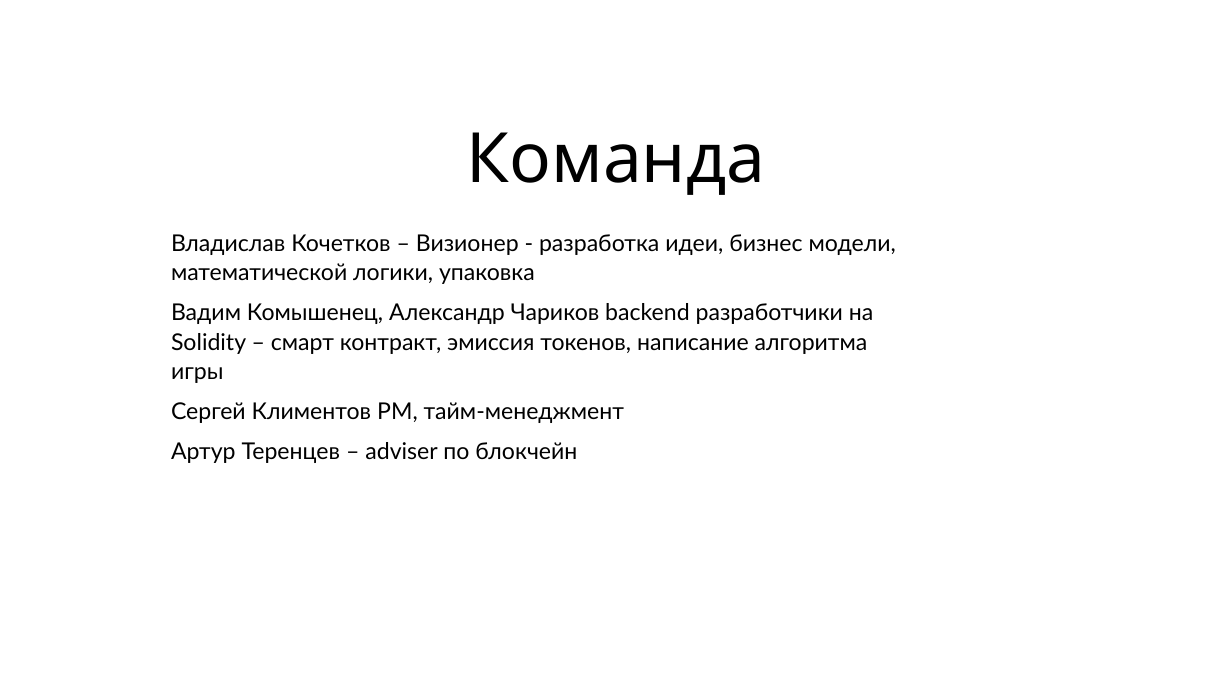
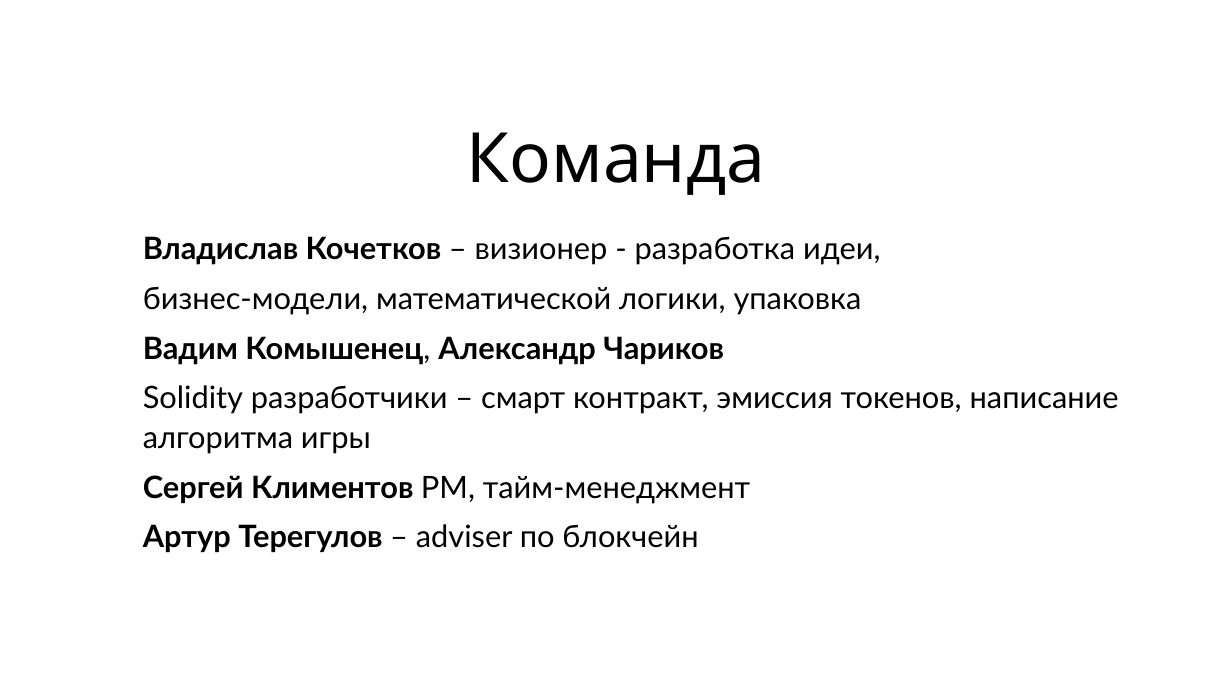
Before and after one commit to VlatekSoft/bfh2017, a slide deck: slide 10 of Presentation/Презентация.pptx (slide 9 before the commit). Drawn at 1232x693 pixels with LibreOffice and Linux fonts; fonts in the diff are those of the drawing. Boxes give left, top, right and bottom in pixels: in the first picture for what was removed or moved away, otherwise in the second. Text is boxed around its words. In the diff, an @@ line names an element or a change of style, - is before the commit and + after.

```diff
--- a/Presentation/Презентация.pptx
+++ b/Presentation/Презентация.pptx
@@ text "Владислав Кочетков – визионер - ...": place and size @@
-text "Владислав Кочетков – визионер - ..." at <box>171,234,896,463</box>
+text "Владислав Кочетков – визионер - ..." at <box>143,236,1119,552</box>
@@ text at <box>143,236,1119,454</box>: text changed; size 18 to 24 pt @@
-Владислав Кочетков – Визионер - разработка идеи, бизнес модели, математической логики, упаковка
-Вадим Комышенец, Александр Чариков backend разработчики на Solidity – смарт контракт, эмиссия токенов, написание алгоритма игры
+Владислав Кочетков – визионер - разработка идеи,
+бизнес-модели, математической логики, упаковка
+Вадим Комышенец, Александр Чариков
+Solidity разработчики – смарт контракт, эмиссия токенов, написание алгоритма игры
@@ text at <box>143,475,750,504</box>: size 18 to 24 pt in "Сергей Климентов PM, тайм-менеджмент"; bold on in "Сергей Климентов" @@
@@ text at <box>143,524,698,552</box>: text changed; size 18 to 24 pt @@
-Артур Теренцев – adviser по блокчейн
+Артур Терегулов – adviser по блокчейн
```
Also in this commit, not shown: 2 other slides changed, 2 slides added, 3 other files.
